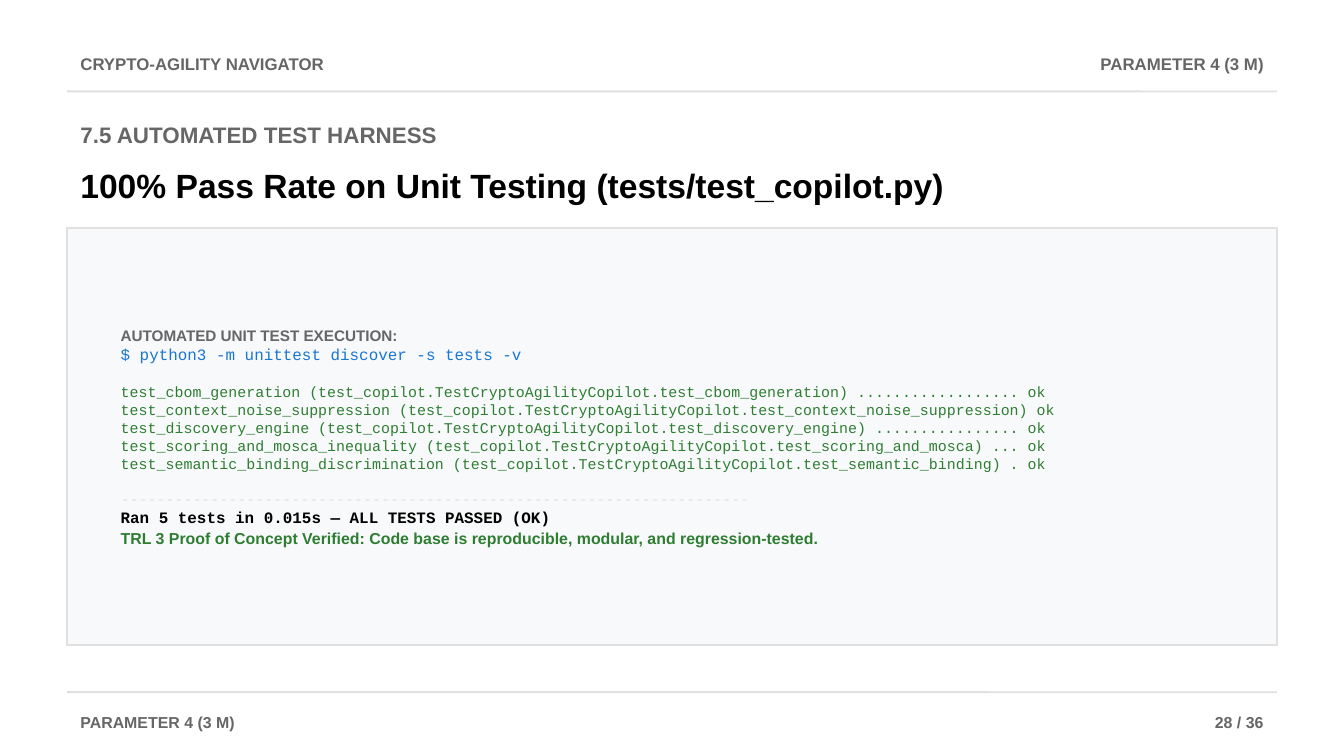
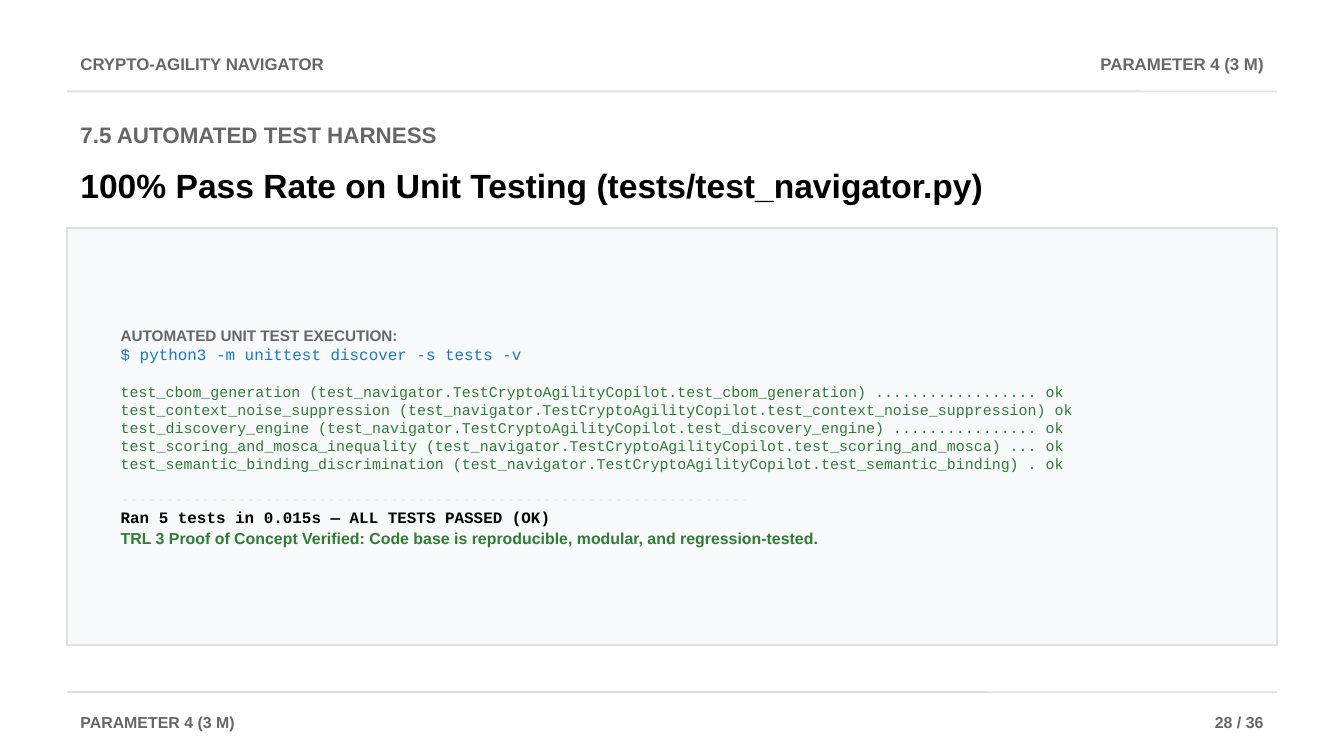
Before and after one commit to AviDhandhania/IDP-Project, a slide deck: slide 29 of Crypto-Agility_Navigator_Review2.pptx. Drawn at 1344x756 pixels with LibreOffice and Linux fonts; fonts in the diff are those of the drawing. Boxes give left, top, right and bottom in pixels: in the first picture for what was removed or moved away, otherwise in the second. Text is boxed around its words. In the diff, an @@ line names an element or a change of style, - is before the commit and + after.

Commit message:
Rename project from Copilot to Navigator across all source, docs, and configurations

```diff
--- a/Crypto-Agility_Navigator_Review2.pptx
+++ b/Crypto-Agility_Navigator_Review2.pptx
@@ text at (x1=80, y1=173, x2=983, y2=204): text changed @@
-100% Pass Rate on Unit Testing (tests/test_copilot.py)
+100% Pass Rate on Unit Testing (tests/test_navigator.py)
@@ text at (x1=121, y1=330, x2=1073, y2=548): text changed @@
-AUTOMATED UNIT TEST EXECUTION:
-$ python3 -m unittest discover -s tests -v
-test_cbom_generation (test_copilot.TestCryptoAgilityCopilot.test_cbom_generation) .................. ok
-test_context_noise_suppression (test_copilot.TestCryptoAgilityCopilot.test_context_noise_suppression) ok
-test_discovery_engine (test_copilot.TestCryptoAgilityCopilot.test_discovery_engine) ................ ok
-test_scoring_and_mosca_inequality (test_copilot.TestCryptoAgilityCopilot.test_scoring_and_mosca) ... ok
-test_semantic_binding_discrimination (test_copilot.TestCryptoAgilityCopilot.test_semantic_binding) . ok
-----------------------------------------------------------------------
-Ran 5 tests in 0.015s — ALL TESTS PASSED (OK)
-TRL 3 Proof of Concept Verified: Code base is reproducible, modular, and regression-tested.
+AUTOMATED UNIT TEST EXECUTION:
+$ python3 -m unittest discover -s tests -v
+test_cbom_generation (test_navigator.TestCryptoAgilityCopilot.test_cbom_generation) .................. ok
+test_context_noise_suppression (test_navigator.TestCryptoAgilityCopilot.test_context_noise_suppression) ok
+test_discovery_engine (test_navigator.TestCryptoAgilityCopilot.test_discovery_engine) ................ ok
+test_scoring_and_mosca_inequality (test_navigator.TestCryptoAgilityCopilot.test_scoring_and_mosca) ... ok
+test_semantic_binding_discrimination (test_navigator.TestCryptoAgilityCopilot.test_semantic_binding) . ok
+----------------------------------------------------------------------
+Ran 5 tests in 0.015s — ALL TESTS PASSED (OK)
+TRL 3 Proof of Concept Verified: Code base is reproducible, modular, and regression-tested.
```
Also in this commit, not shown: 4 other slides changed, 25 other files.
